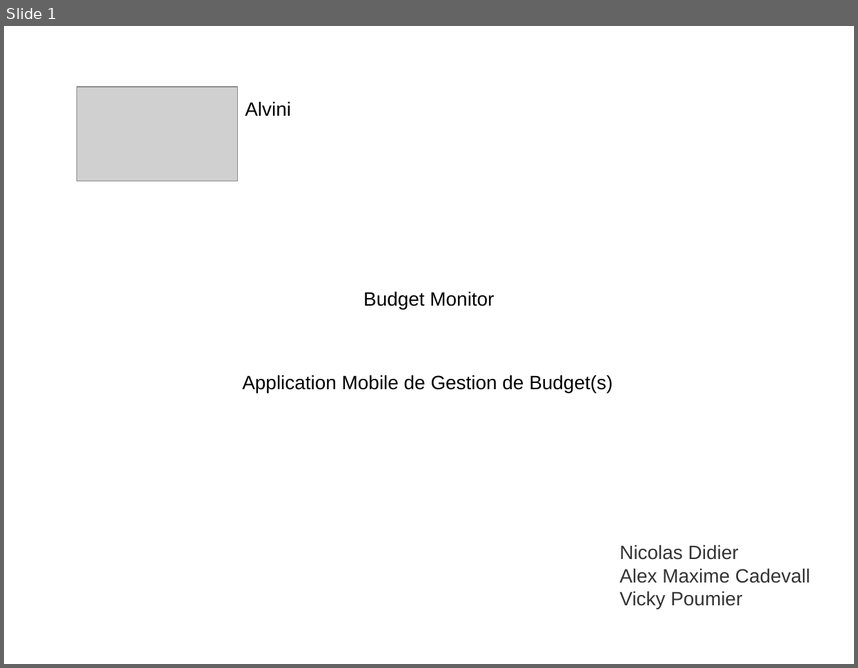
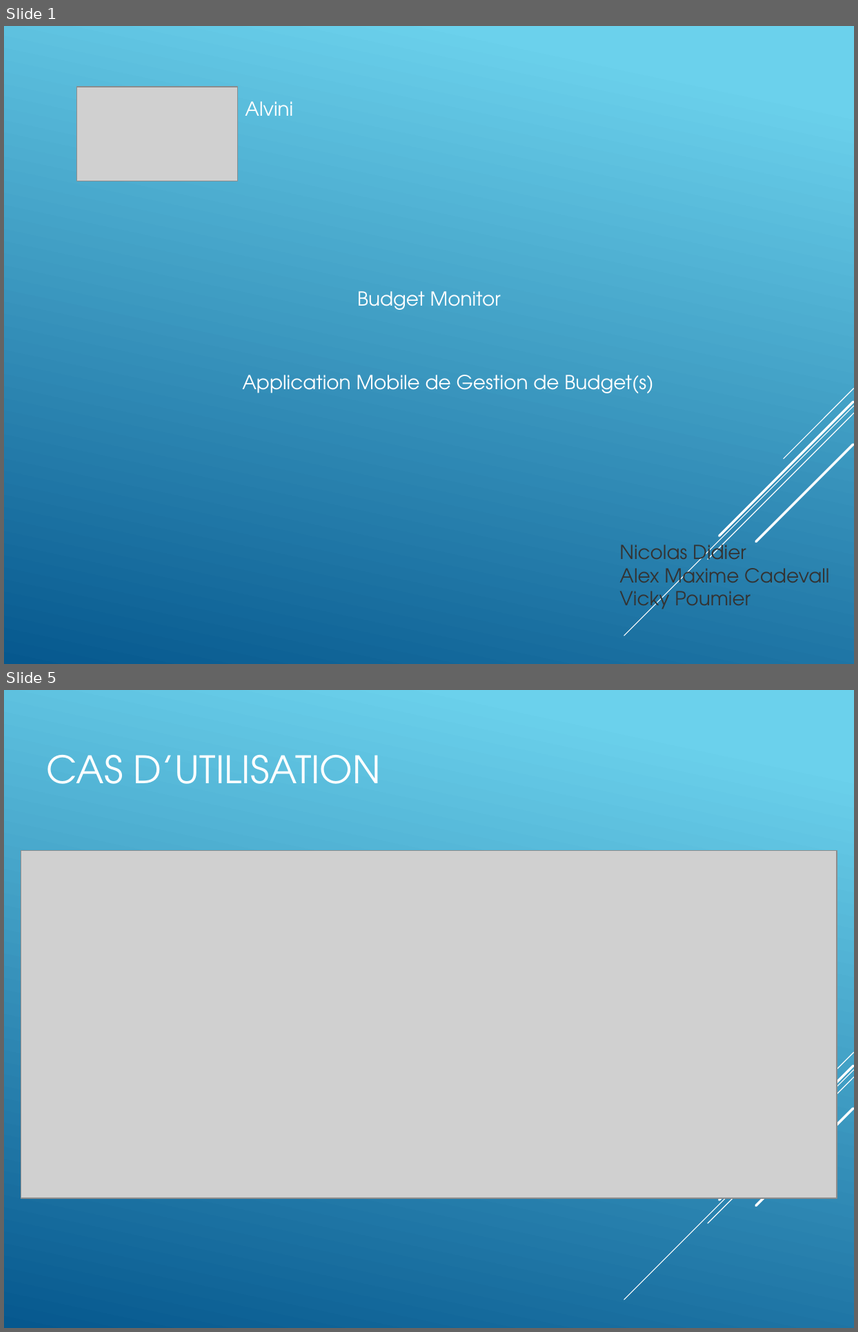
Before and after one commit to Hojalab/budget-monitor, a slide deck: docs/BudgetMonitor.pptx. Shown one above the other, each under a label of ours: slide 1 before the commit, slides 1 and 5 after it; the slides between them are not shown. The pictures are 858x668 and 858x1332 pixels, drawn with LibreOffice and Linux fonts; fonts in the diff are those of the drawing; grey boxes stand for pictures. Boxes give left, top, right and bottom in pixels: in the first picture for what was removed or moved away, otherwise in the second. Text is boxed around its words. In the diff, an @@ line names an element or a change of style, - is before the commit and + after.

```diff
--- a/docs/BudgetMonitor.pptx
+++ b/docs/BudgetMonitor.pptx
@@ slide 5 added at [4, 690, 854, 1328], background gradient #6ED2EB to #06588E; not listed: 5 template elements that a slide beside it also shows @@
@@ title added at [47, 755, 381, 784], 35.3 pt, text #FFFFFF @@
+CAS D’UTILISATION
@@ picture added at [21, 851, 837, 1198] @@
@@ slide 1 changed as well @@
@@ background #FFFFFF to gradient #6ED2EB to #06588E @@
@@ font Arial to TeX Gyre Adventor, text colour #000000 to #FFFFFF in 3 elements at [357, 291, 501, 310], [242, 374, 653, 393], [245, 101, 293, 116] @@
@@ group added at [624, 388, 854, 635]: 5 lines @@
@@ text "Nicolas Didier" at [619, 539, 829, 615]: font Arial to TeX Gyre Adventor @@
```
Also in this commit, not shown: 1 other slide changed, 8 other slides added, 2 slides removed, 12 other files.
